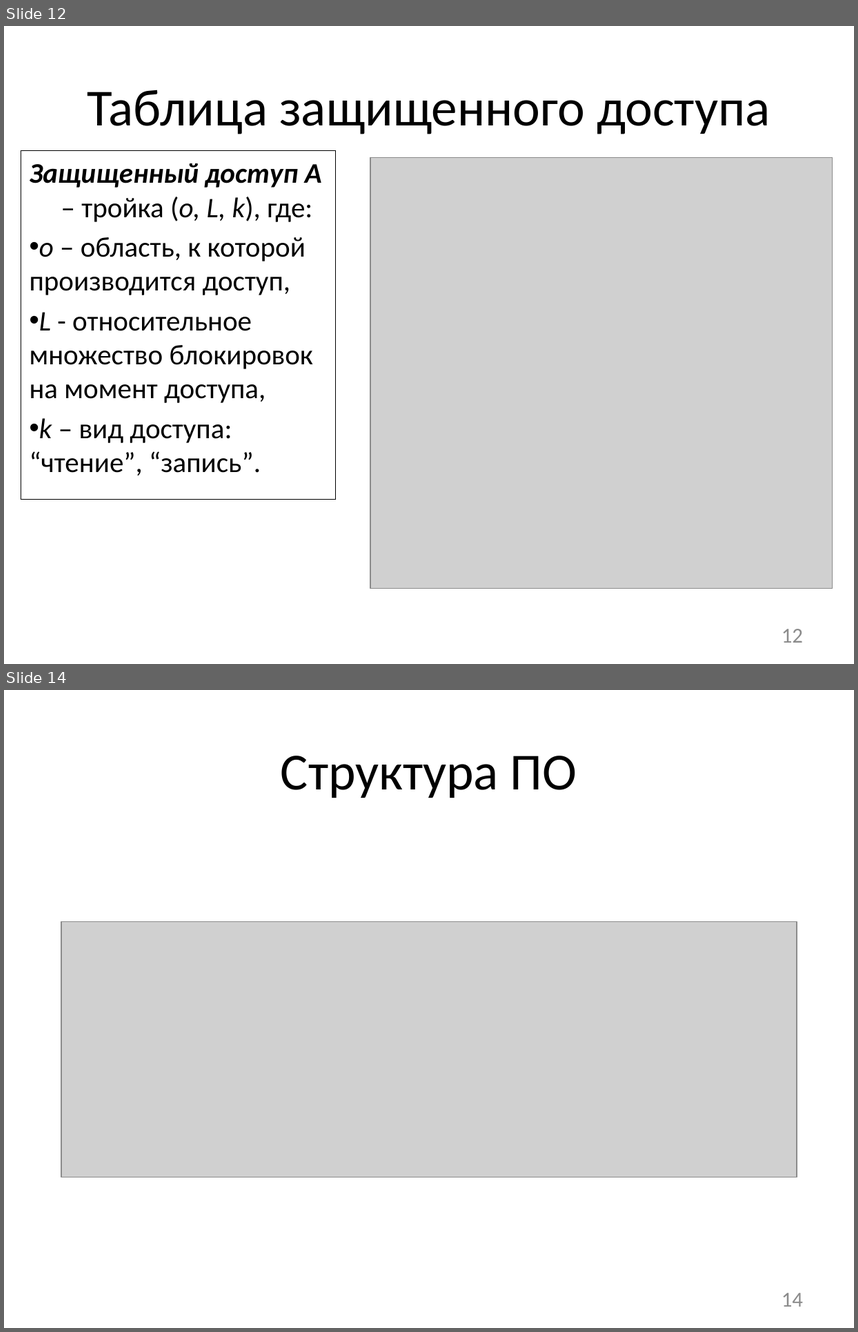
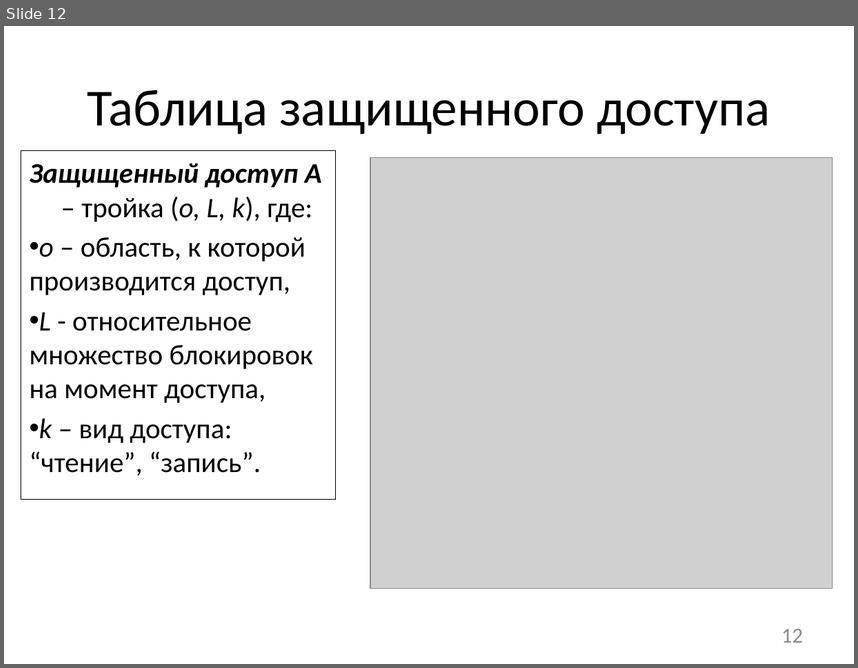
Before and after one commit to afrolovskiy/diplom, a slide deck: presentations/diplom/static race detection.pptx. Shown one above the other, each under a label of ours: slides 12 and 14 before the commit, slide 12 after it; the slides between them are not shown. The pictures are 858x1332 and 858x668 pixels, drawn with LibreOffice and Linux fonts; fonts in the diff are those of the drawing; grey boxes stand for pictures. Boxes give left, top, right and bottom in pixels: in the first picture for what was removed or moved away, otherwise in the second. Text is boxed around its words. In the diff, an @@ line names an element or a change of style, - is before the commit and + after.

```diff
--- a/presentations/diplom/static race detection.pptx
+++ b/presentations/diplom/static race detection.pptx
@@ slide 14 removed at [4,690,854,1328], background #FFFFFF @@
@@ title removed at [281,756,577,798] @@
-Структура ПО
@@ picture removed at [61,921,796,1176] @@
@@ page number removed at [782,1292,803,1306] @@
-14
```
Also in this commit, not shown: 8 slides changed, 1 other slide removed, 6 other files.
